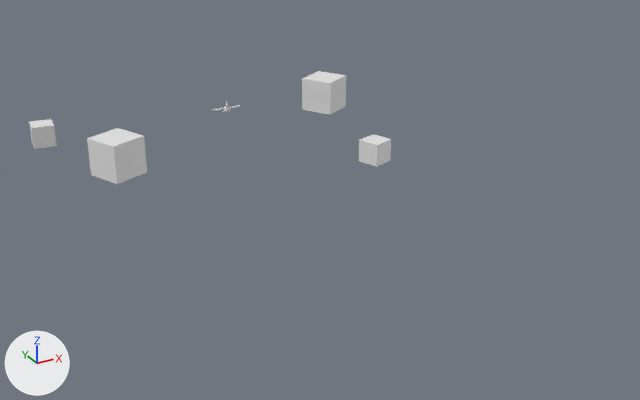
One commit to the Blender file 04 - Shots/cz_abstract_scene_4_shot_1.blend: the scene before it, then after it.
One viewpoint serves both versions: a camera (50 mm lens) standing at (-19.5, -40.0, 17.1) and looking at (1.2, -2.3, -1.7). Every picture has the same lights, and +X, +Y and +Z are marked at lower left. Text is drawn in Blender's own font. Materials are left out; every surface is plain grey.

Names of what the first picture shows: 'enemy_first', 'enemy_fourth', 'enemy_second', 'enemy_third'.
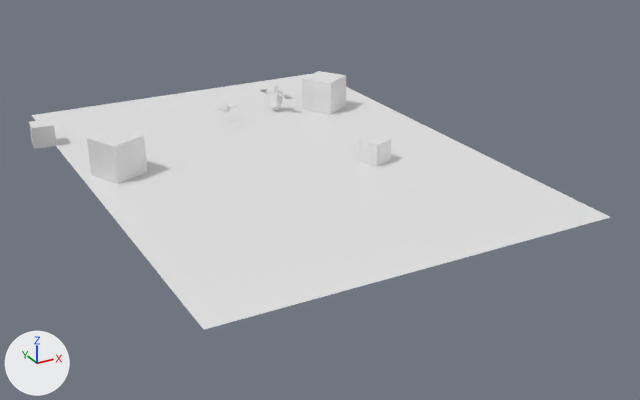
Location of each change, (x1, y1, x2, y2) in pixels of the pictures (640 x 400 px):
'floor_proxy', added: after (31, 74, 610, 330)
'torso', added: after (270, 90, 283, 104)
'roll', added: after (271, 102, 281, 110)
'lance.L', added: after (284, 94, 292, 99)
'lance.R', added: after (260, 89, 268, 94)
'head', added: after (273, 85, 278, 89)

The change, as a diff of the scene's bpy script:
```diff
--- a/04 - Shots/cz_abstract_scene_4_shot_1.blend.py
+++ b/04 - Shots/cz_abstract_scene_4_shot_1.blend.py
@@ ob_roll @@
+ob_roll = bpy.data.objects.new('roll', me_sphere_001_1)  # a UV sphere (32 segments, 16 rings, poles along z) spanning x -1.0..1.0, y -1.0..1.0, z -1.0..1.0
+ob_roll.parent = ob_torso
+ob_roll.location = (0.169, 0.0, 0.0408)
@@ ob_torso @@
+ob_torso = bpy.data.objects.new('torso', me_cube_007)  # 863 vertices, 806 faces; spans x -1.0..1.0, y -1.0..1.0, z -1.0..1.0
+ob_torso.location = (3.56, 7.6, 0.9)
+ob_torso.rotation_euler = (0.0, 0.0, -2.756)  # degrees (0, 0, -158)
+ob_torso.scale = (0.24, 0.3, 0.334)
@@ ob_neck @@
+ob_neck = bpy.data.objects.new('neck', me_cylinder)  # 289 vertices, 259 faces; spans x -1.0..1.0, y -1.0..1.0, z -1.0..1.0
+ob_neck.parent = ob_torso
+ob_neck.location = (0.217, 0.0, 2.9)
+ob_neck.scale = (0.3, 0.3, 0.3)
@@ ob_lance_r @@
+ob_lance_r = bpy.data.objects.new('lance.R', me_cone_001)  # 151 vertices, 69 faces; spans x -1.0..1.0, y -1.0..1.0, z -1.0..1.0
+ob_lance_r.parent = ob_torso
+ob_lance_r.location = (0.0, -3.671, 2.106)
+ob_lance_r.rotation_euler = (4.712, 0.0, 3.132)  # degrees (270, 0, 179)
+ob_lance_r.scale = (0.5, 0.5, 1.0)
@@ ob_lance_l @@
+ob_lance_l = bpy.data.objects.new('lance.L', me_cone)  # 151 vertices, 69 faces; spans x -1.0..1.0, y -1.0..1.0, z -1.0..1.0
+ob_lance_l.parent = ob_torso
+ob_lance_l.location = (0.0, 3.672, 2.106)
+ob_lance_l.rotation_euler = (4.712, 0.0, 0.0)  # degrees (270, 0, 0)
+ob_lance_l.scale = (0.5, 0.5, 1.0)
@@ ob_head @@
+ob_head = bpy.data.objects.new('head', me_sphere_009)  # 479 vertices, 449 faces; spans x -1.0..1.0, y -1.0..1.0, z -0.8..1.0
+ob_head.parent = ob_torso
+ob_head.location = (0.217, 0.0, 3.473)
+ob_head.scale = (0.5, 0.5, 0.429)
@@ ob_arm_upper_r @@
+ob_arm_upper_r = bpy.data.objects.new('arm_upper.R', me_cube_006)  # 464 vertices, 405 faces; spans x -1.0..1.0, y -1.0..1.0, z -1.0..1.0
+ob_arm_upper_r.parent = ob_torso
+ob_arm_upper_r.location = (0.0, -1.367, 2.135)
+ob_arm_upper_r.rotation_euler = (0.0, 0.0, 3.142)  # degrees (0, 0, 180)
+ob_arm_upper_r.scale = (0.3, 0.3, 0.2)
@@ ob_arm_upper_l @@
+ob_arm_upper_l = bpy.data.objects.new('arm_upper.L', me_cube_005_1)  # 446 vertices, 388 faces; spans x -1.0..1.0, y -1.0..1.0, z -1.0..1.0
+ob_arm_upper_l.parent = ob_torso
+ob_arm_upper_l.location = (0.0, 1.367, 2.135)
+ob_arm_upper_l.scale = (0.3, 0.3, 0.2)
@@ ob_arm_lower_r @@
+ob_arm_lower_r = bpy.data.objects.new('arm_lower.R', me_cube_004_1)  # 549 vertices, 504 faces; spans x -1.0..1.0, y -1.0..1.0, z -1.0..1.0
+ob_arm_lower_r.parent = ob_torso
+ob_arm_lower_r.location = (0.0, -2.167, 2.135)
+ob_arm_lower_r.rotation_euler = (0.0, 0.0, 3.132)  # degrees (0, 0, 179)
+ob_arm_lower_r.scale = (0.3, 0.45, 0.2)
@@ ob_arm_lower_l @@
+ob_arm_lower_l = bpy.data.objects.new('arm_lower.L', me_cube_003_1)  # 534 vertices, 490 faces; spans x -1.0..1.0, y -1.0..1.0, z -1.0..1.0
+ob_arm_lower_l.parent = ob_torso
+ob_arm_lower_l.location = (0.0, 2.167, 2.135)
+ob_arm_lower_l.scale = (0.3, 0.45, 0.2)
@@ ob_floor_proxy @@
+ob_floor_proxy = bpy.data.objects.new('floor_proxy', me_plane_005.copy())
+ob_floor_proxy.location = (0.0, 0.0, 0.0)
+ob_floor_proxy.scale = (10.0, 14.0, 1.0)
```
